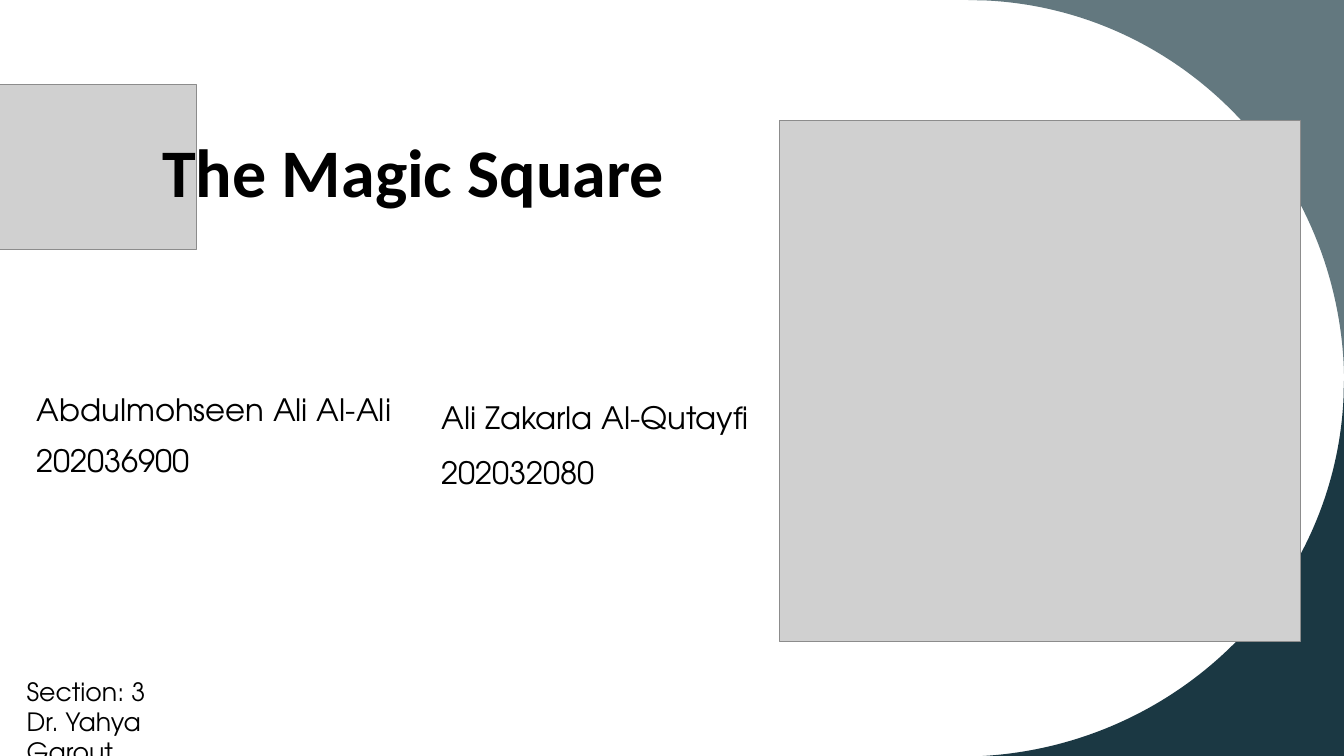
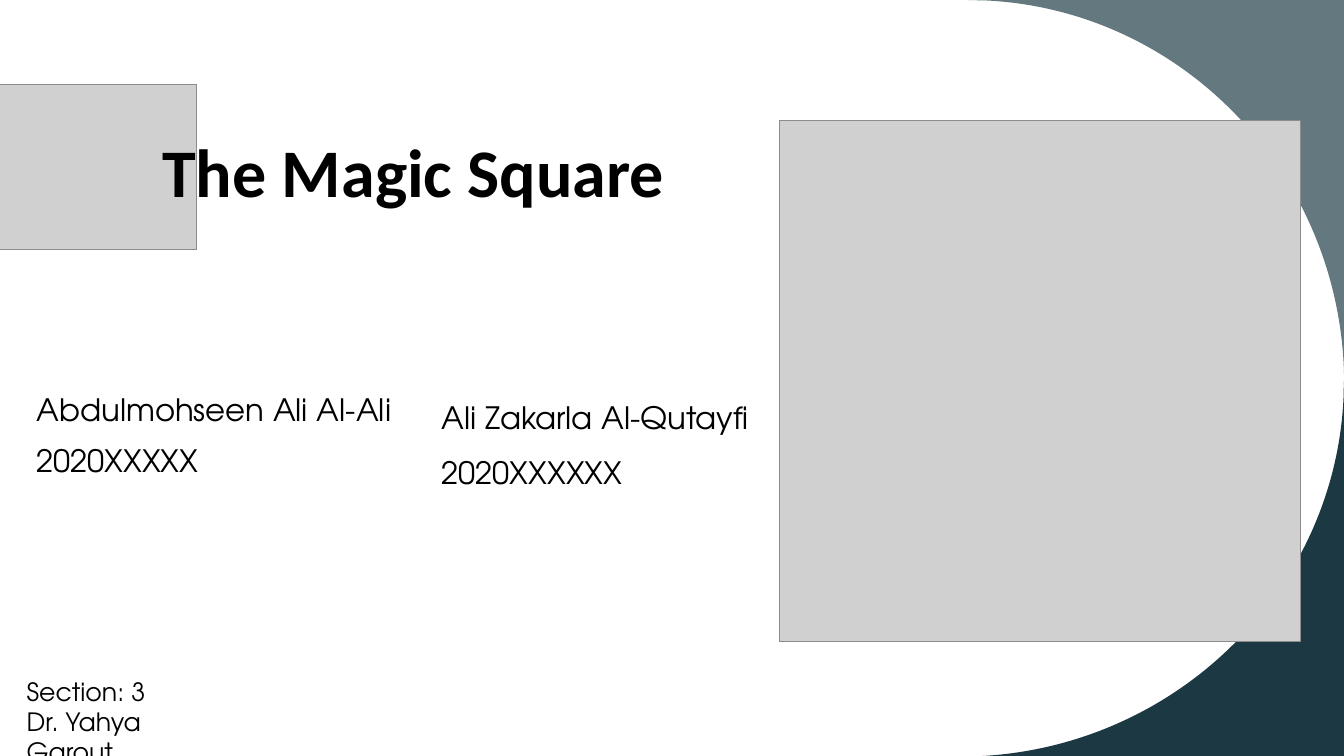
Before and after one commit to ABDULMOHSEEN-AlAli/ICS108_Project, a slide deck: slide 1 of The Magic Square.pptx. Drawn at 1344x756 pixels with LibreOffice and Linux fonts; fonts in the diff are those of the drawing; grey boxes stand for pictures. Boxes give left, top, right and bottom in pixels: in the first picture for what was removed or moved away, otherwise in the second. Text is boxed around its words. In the diff, an @@ line names an element or a change of style, - is before the commit and + after.

Commit message:
remove the id from the pptx

```diff
--- a/The Magic Square.pptx
+++ b/The Magic Square.pptx
@@ subtitle at box(37, 449, 199, 473): text changed @@
-202036900
+2020XXXXX
@@ text at box(442, 461, 622, 485): text changed @@
-202032080
+2020XXXXXX
```
